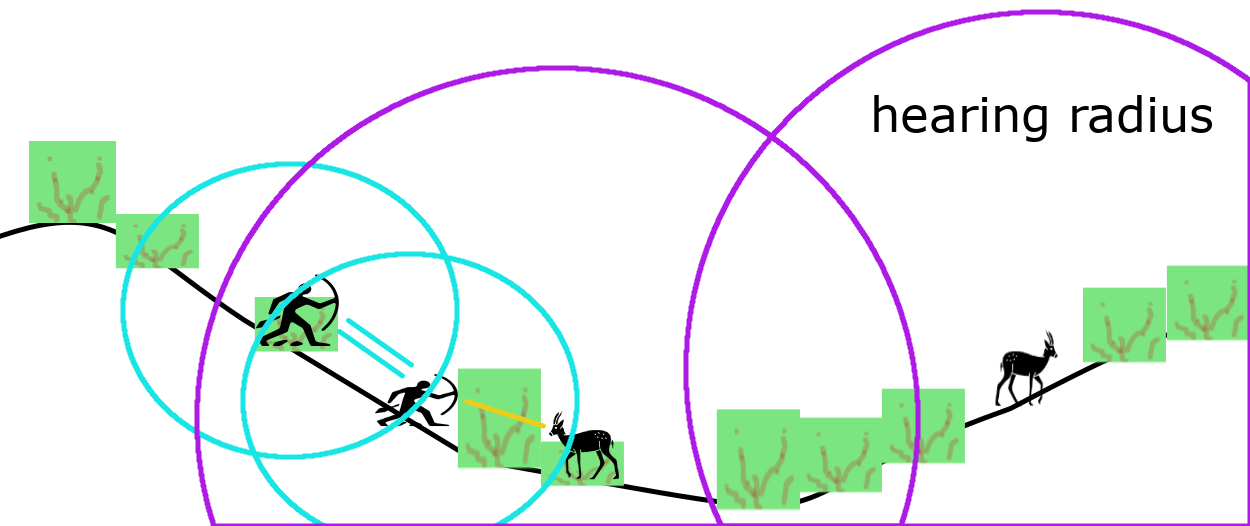
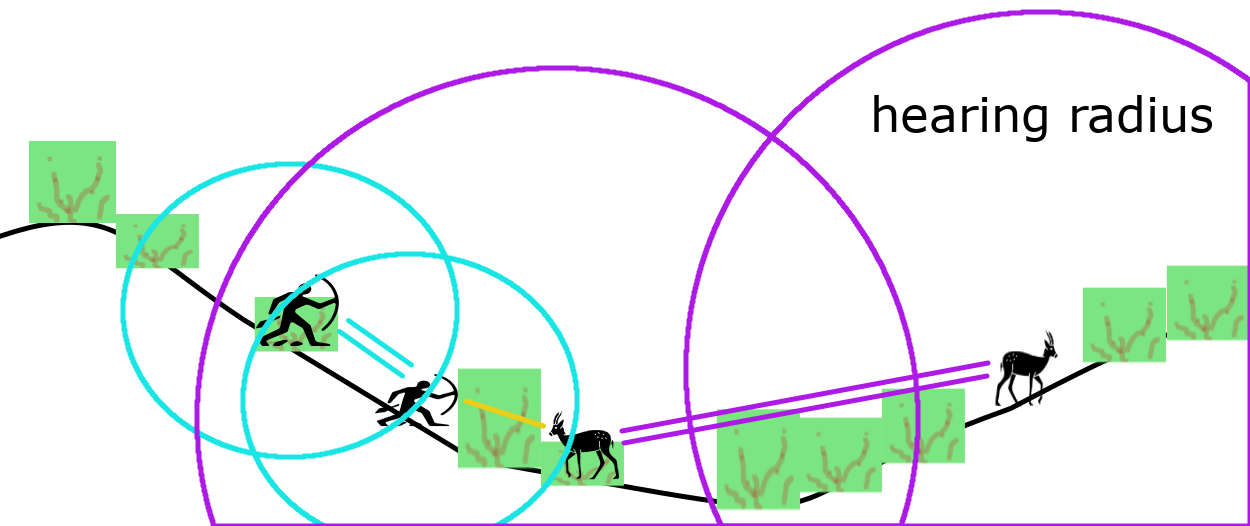
Comparing the layer stacks of the two 1250×526 images. Changes:
added group "hearing" with 9 layers above "noun-antelope-6618673.svg copy" over [464, 360, 991, 446]
added layer "sound prey #2" in group "hearing" over [464, 360, 991, 434]
moved "sound prey #1" into group "hearing", painted on it over [464, 373, 990, 446]
moved "sphere #4" into group "hearing" over [683, 360, 991, 435]
moved "sphere #3" into group "hearing" over [464, 372, 921, 446]
moved "sphere #2" into group "hearing" over [464, 398, 546, 429]
